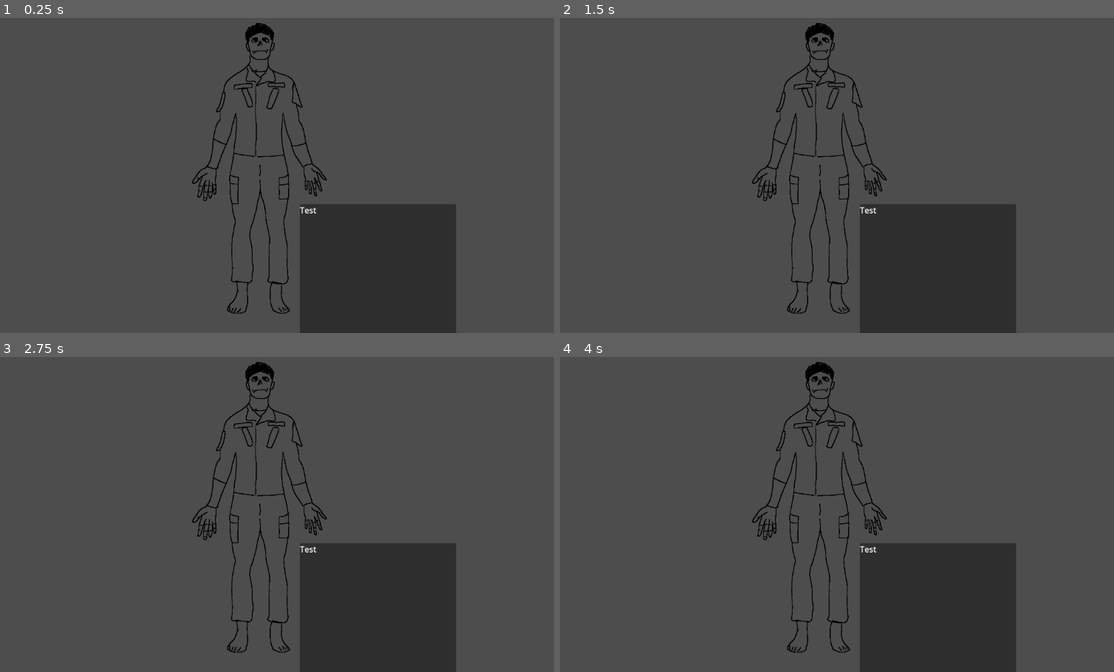
Above: before the commit, frames 1-4 (two rows, left to right).
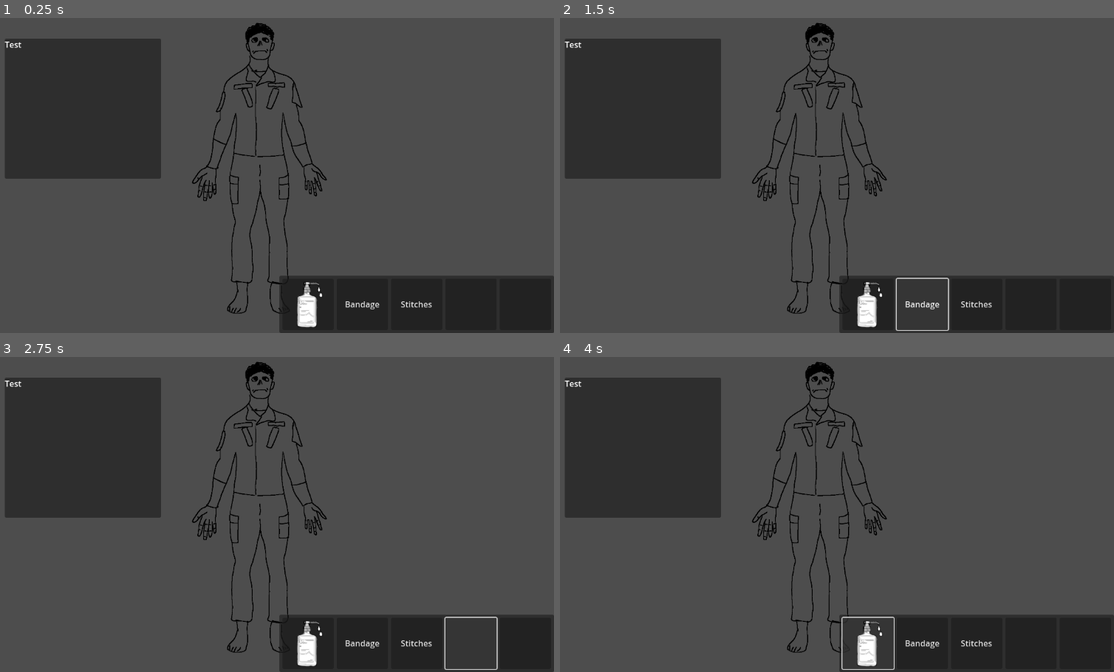
Above: after the commit, the same moments.

Repository: 12wdog/Triage
Game: Godot game, scene res://scenes/manager/manager.tscn
The game is run twice, just before and just after one commit, with the same random seed, the same clock (stepped at 60 frames per second) and the same inputs.
Inputs (mouse positions are in pixels of both pictures, inside the frame that each line leads up to):
- Up to frame 1 (0.25 s): no input
- Up to frame 2 (1.5 s): click (870, 304) at 0.52 s; click (920, 304) at 1.25 s, where only the run after the commit has a clickable "Bandage"
- Up to frame 3 (2.75 s): click (470, 643) at 2.02 s
- Up to frame 4 (4 s): click (1086, 643) at 2.77 s; click (870, 643) at 3.52 s

The runs differ from the first frame. In frame 1, 23% of the frame differs, in the area x 0-100%, y 6-100%; in frame 2, 23%; in frame 3, 22%; in frame 4, 23%.

Commit message:
Game sorta working

Diff:
--- a/scenes/doctor/doctor.gd
+++ b/scenes/doctor/doctor.gd
@@ -24,8 +24,8 @@
 		i += 1
 
 	add_item(Data.recall("serum"))
-	add_item(Data.recall("surgery"))
-	add_item(Data.recall("amputation"))
+	add_item(Data.recall("bandage"))
+	add_item(Data.recall("stitches"))
 
 func add_item(item: MedicineData) -> bool:
 	if inventory_used + item.size > 5: return false
--- a/scenes/doctor/doctor.tscn
+++ b/scenes/doctor/doctor.tscn
@@ -10,6 +10,7 @@
 anchor_bottom = 1.0
 grow_horizontal = 2
 grow_vertical = 2
+mouse_filter = 1
 script = ExtResource("1_ll7ka")
 
 [node name="PanelContainer" type="PanelContainer" parent="."]
--- a/scenes/gameplay/game.gd
+++ b/scenes/gameplay/game.gd
@@ -1,19 +1,25 @@
 extends Node
 class_name TriageGame
 
+signal request_medicine()
+signal recieved_medicine()
+
 @onready var rng := RandomNumberGenerator.new()
+@onready var display : PatientUI = preload("res://scenes/patient/patient_ui.tscn").instantiate()
 
 var patients : Array[Patient] = []
-@onready var display : PatientUI = preload("res://scenes/patient/patient_ui.tscn").instantiate()
+var backlog : Array[PatientData] = []
 
-var backlog : Array[PatientData] = []
+var medicine : MedicineData
 
 func initialize_patient() -> void:
 	for i in range(3):
 		var patient : Patient = load("res://scenes/patient/patient.tscn").instantiate()
 		patients.append(patient)
+		patient.id = i
 		patient.visible = false
 		patient.display.connect(write_to_display)
+		patient.limb_click.connect(attempt_heal)
 		add_child(patient)
 	add_child(display)
 
@@ -28,6 +34,7 @@
 	if bed < 0:
 		bed = rng.randi_range(0, 2)
 	patients[bed].patient_data = backlog[0]
+	patients[bed].populate()
 	backlog.remove_at(0)
 
 func go_to_bed(bed : int) -> void:
@@ -38,3 +45,13 @@
 
 func write_to_display(text : String) -> void:
 	display.write(text)
+
+func attempt_heal(limb: int, id: int) -> void:
+	request_medicine.emit()
+	await recieved_medicine
+	if not medicine:
+		return
+
+	patients[id].cure(limb, medicine)
+	patients[id]._update_display(limb)
+	pass
--- a/scenes/manager/manager.gd
+++ b/scenes/manager/manager.gd
@@ -2,11 +2,16 @@
 class_name Manager
 
 var game := TriageGame.new()
+@onready var doctor :Doctor = preload("res://scenes/doctor/doctor.tscn").instantiate()
+@onready var doctor_canvas : CanvasLayer = $CanvasLayer
 var days : DayData = preload("res://presaved/day/days.tres")
 
 func _ready() -> void:
 	add_child(game)
-	print(days.data)
+	doctor_canvas.add_child(doctor)
+
+	game.request_medicine.connect(medicine_request)
+
 	game.initialize_patient()
 	game.initialize_random(days.data[0])
 
@@ -15,3 +20,12 @@
 
 	game.populate_bed(0)
 	game.go_to_bed(0)
+
+func medicine_request() -> void:
+	if doctor.selected_item_id < 0 || doctor.selected_item == null:
+		game.medicine = null
+		game.recieved_medicine.emit()
+		return
+
+	game.medicine = doctor.selected_item
+	game.recieved_medicine.emit()
--- a/scenes/manager/manager.tscn
+++ b/scenes/manager/manager.tscn
@@ -4,3 +4,5 @@
 
 [node name="Manager" type="Node2D"]
 script = ExtResource("1_qrdhj")
+
+[node name="CanvasLayer" type="CanvasLayer" parent="."]
--- a/scenes/patient/patient.gd
+++ b/scenes/patient/patient.gd
@@ -2,6 +2,9 @@
 class_name Patient
 
 signal display(text : String)
+signal limb_click(limb : int, id : int)
+
+var id : int
 
 @export var patient_data : PatientData
 
@@ -98,10 +101,15 @@
 		if hovered != limb:
 			hovered = limb
 			area_entered(limb)
+	if event is InputEventMouseButton \
+	and event.button_index == MouseButton.MOUSE_BUTTON_LEFT \
+	and event.pressed \
+	and not event.double_click:
+		limb_click.emit(Limbs.get(limb.name), id)
+		pass
 
 func area_entered(area : Area2D) -> void:
 	selected_area = Limbs.get(area.name)
-	print(Limbs.find_key(selected_area))
 	_update_display(selected_area)
 
 func _try_cure(limb : int, medicine : MedicineData, injury : String = "*") -> Result:
@@ -208,6 +216,18 @@
 	#var limb_injuries = injuries[limb]
 	#var limb_cures = attempted_cures[limb]
 
-	var text : String = str("Limb: [b]", Limbs.find_key(limb), "[/b]/nTest")
+	var text : String = "Limb: [b]%s[/b]\nInjuries:\n" % Limbs.find_key(limb)
+	for injury in injuries[limb]:
+		text += "[color=red] • %s[/color]\n" % injury
+
+	if injuries[limb].is_empty():
+		text += "[color=green] • NONE[/color]\n"
+
+	text += "\nAttempted Treatments:\n"
+	for treatment in attempted_cures[limb]:
+		text += "[color=green] • %s[/color]\n" % treatment
+
+	if attempted_cures[limb].is_empty():
+		text += " • NONE\n"
 
 	display.emit(text)
--- a/scenes/patient/patient_ui.tscn
+++ b/scenes/patient/patient_ui.tscn
@@ -3,7 +3,6 @@
 [ext_resource type="Script" uid="uid://bn5v8awdq6qcs" path="res://scenes/patient/patient_ui.gd" id="1_yv701"]
 
 [node name="PatientUI" type="CanvasLayer"]
-follow_viewport_enabled = true
 script = ExtResource("1_yv701")
 
 [node name="Control" type="Control" parent="."]
